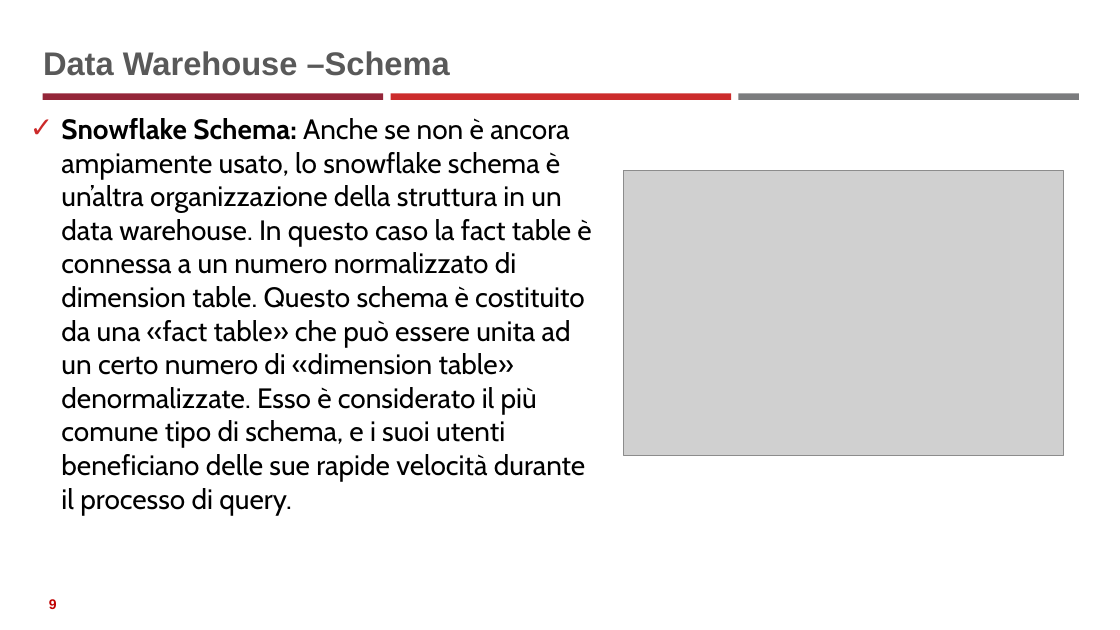
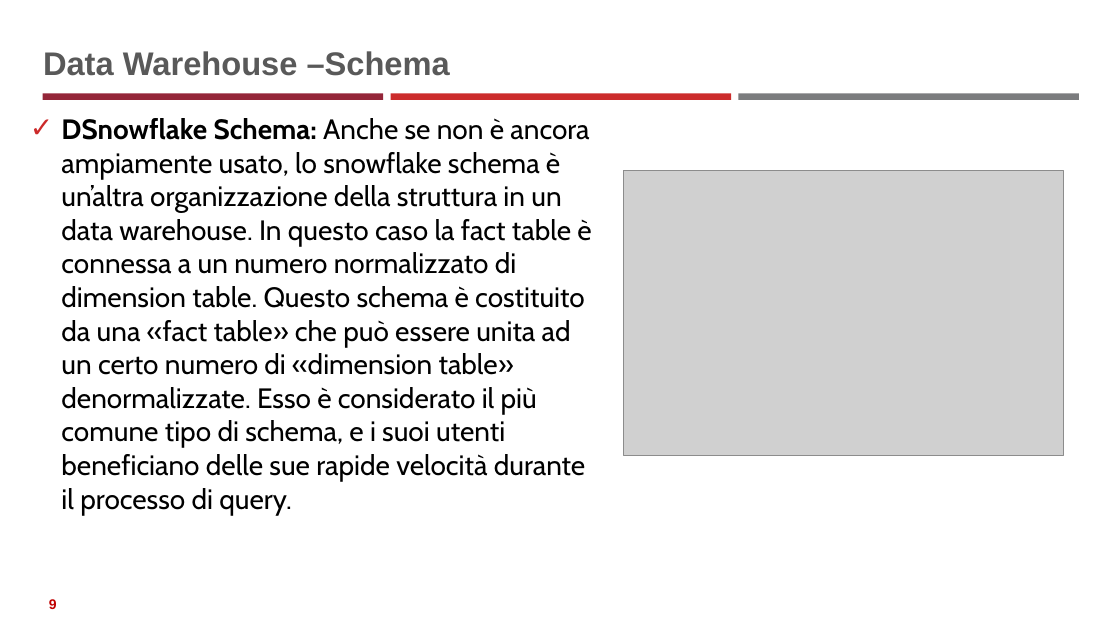
Before and after one commit to neural1977/data_science_interview_material, a slide deck: slide 9 of Data_Science_ita.pptx. Drawn at 1120x630 pixels with LibreOffice and Linux fonts; fonts in the diff are those of the drawing; grey boxes stand for pictures. Boxes give left, top, right and bottom in pixels: in the first picture for what was removed or moved away, otherwise in the second. Text is boxed around its words. In the diff, an @@ line names an element or a change of style, - is before the commit and + after.

```diff
--- a/Data_Science_ita.pptx
+++ b/Data_Science_ita.pptx
@@ text at (x1=61, y1=118, x2=591, y2=515): text changed @@
-✓ Snowflake Schema: Anche se non è ancora ampiamente usato, lo snowflake schema è un’altra organizzazione della struttura in un data warehouse. In questo caso la fact table è connessa a un numero normalizzato di dimension table. Questo schema è costituito da una «fact table» che può essere unita ad un certo numero di «dimension table» denormalizzate. Esso è considerato il più comune tipo di schema, e i suoi utenti beneficiano delle sue rapide velocità durante il processo di query.
+✓ DSnowflake Schema: Anche se non è ancora ampiamente usato, lo snowflake schema è un’altra organizzazione della struttura in un data warehouse. In questo caso la fact table è connessa a un numero normalizzato di dimension table. Questo schema è costituito da una «fact table» che può essere unita ad un certo numero di «dimension table» denormalizzate. Esso è considerato il più comune tipo di schema, e i suoi utenti beneficiano delle sue rapide velocità durante il processo di query.
```
Also in this commit, not shown: 1 other slide changed, 11 slides added, 8 other files.
